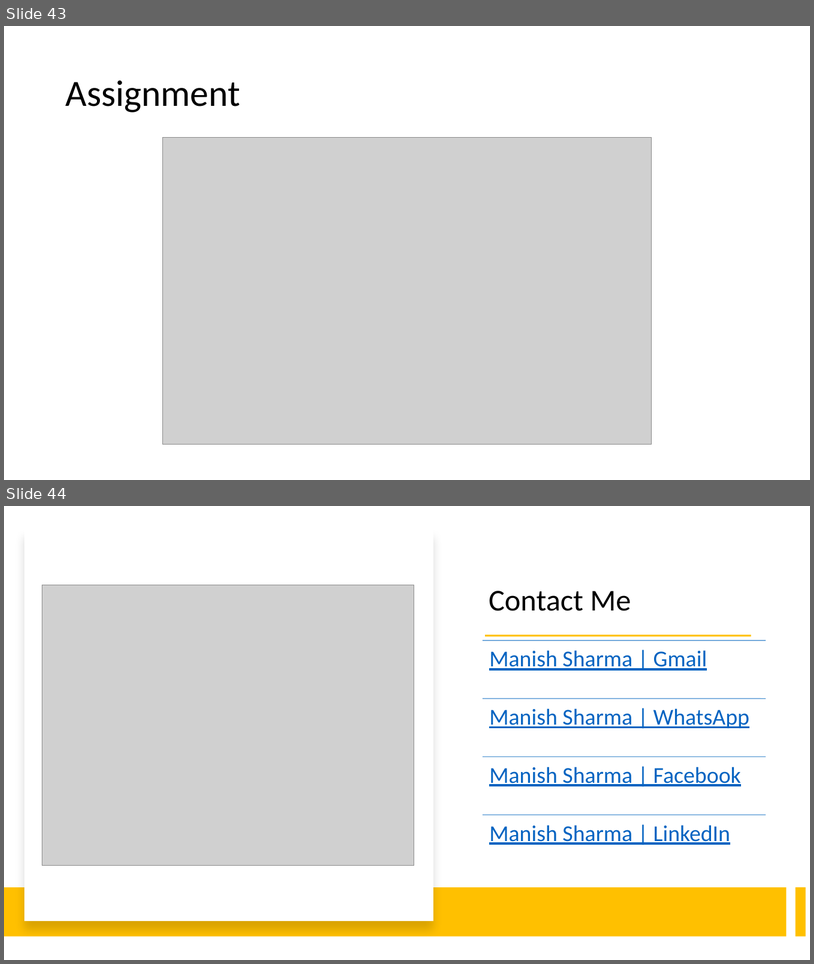
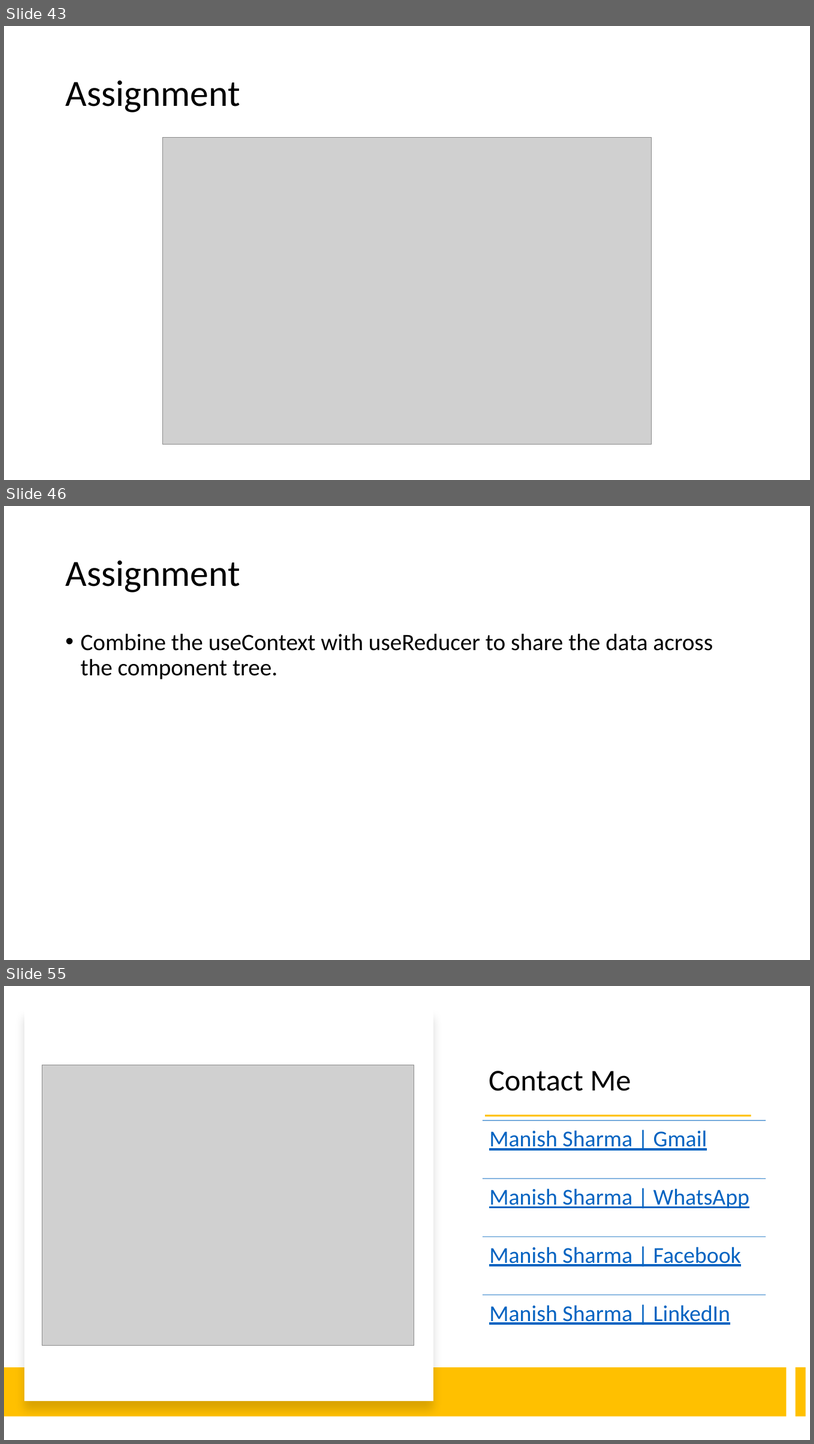
Before and after one commit to manishvbn/ReactJS_WE_Jun22, a slide deck: Notes/React.pptx. Shown one above the other, each under a label of ours: slides 43 and 44 before the commit, slides 43, 46 and 55 after it; the slides between them are not shown. The pictures are 814x964 and 814x1444 pixels, drawn with LibreOffice and Linux fonts; fonts in the diff are those of the drawing; grey boxes stand for pictures. Boxes give left, top, right and bottom in pixels: in the first picture for what was removed or moved away, otherwise in the second. Text is boxed around its words. In the diff, an @@ line names an element or a change of style, - is before the commit and + after.

```diff
--- a/Notes/React.pptx
+++ b/Notes/React.pptx
@@ slide 46 added at (4, 506, 810, 960), background #FFFFFF @@
@@ title added at (65, 560, 240, 592), 44 pt, text #000000 @@
+Assignment
@@ text added at (81, 633, 713, 679), 28 pt, text #000000 @@
+• Combine the useContext with useReducer to share the data across the component tree.
@@ what was slide 44 is now slide 55 @@
```
Also in this commit, not shown: 10 other slides added.
